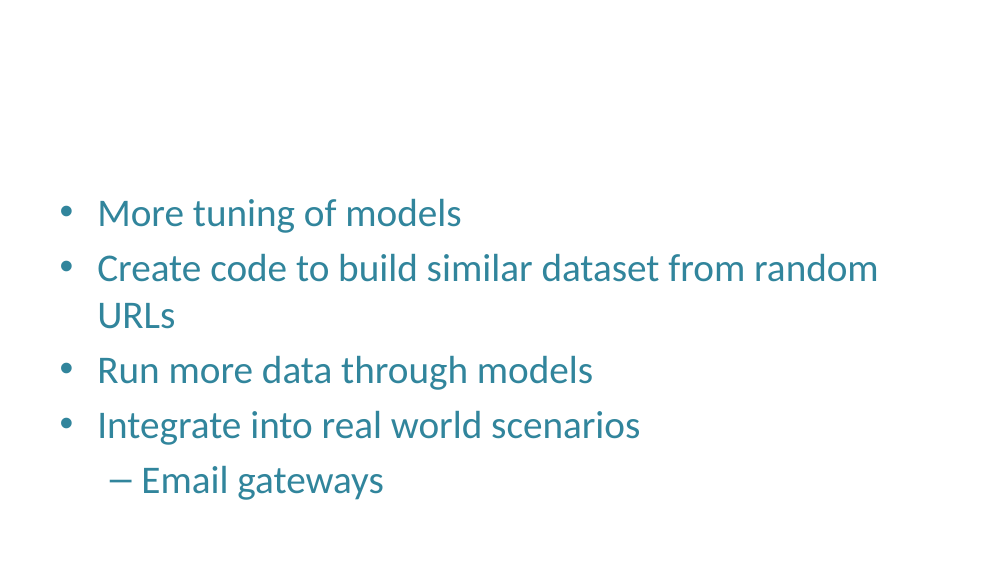
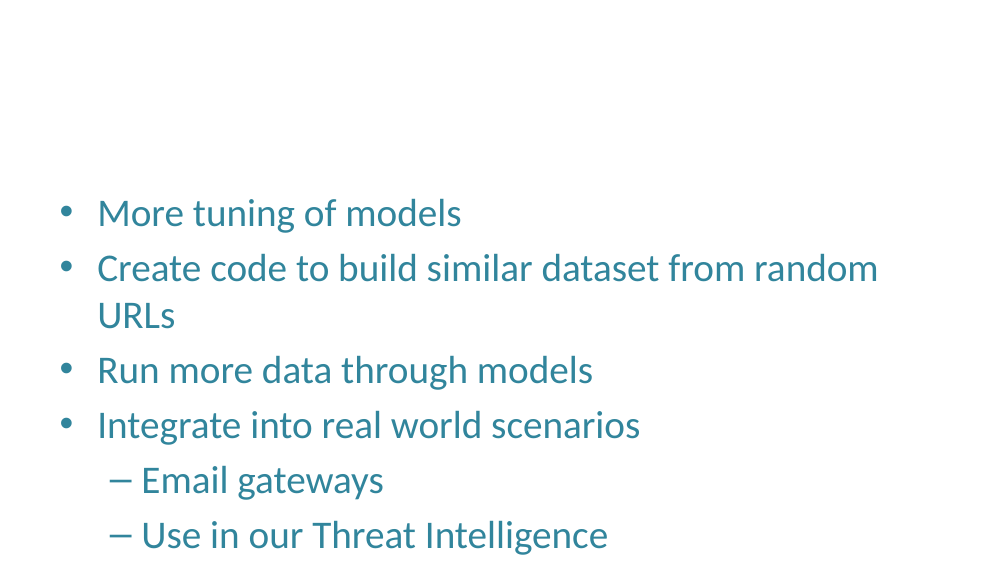
Before and after one commit to brian-campbell/ai-bootcamp-project-2, a slide deck: slide 17 of Machine_Learning_of_Phishing_URL_Data.pptx. Drawn at 1008x567 pixels with LibreOffice and Linux fonts; fonts in the diff are those of the drawing; background and template pictures are left out. Boxes give left, top, right and bottom in pixels: in the first picture for what was removed or moved away, otherwise in the second. Text is boxed around its words. In the diff, an @@ line names an element or a change of style, - is before the commit and + after.

```diff
--- a/Machine_Learning_of_Phishing_URL_Data.pptx
+++ b/Machine_Learning_of_Phishing_URL_Data.pptx
@@ text at box(141, 520, 608, 555): paragraph added @@
+  – Use in our Threat Intelligence
```
Also in this commit, not shown: 1 other slide changed, 1 other file.
